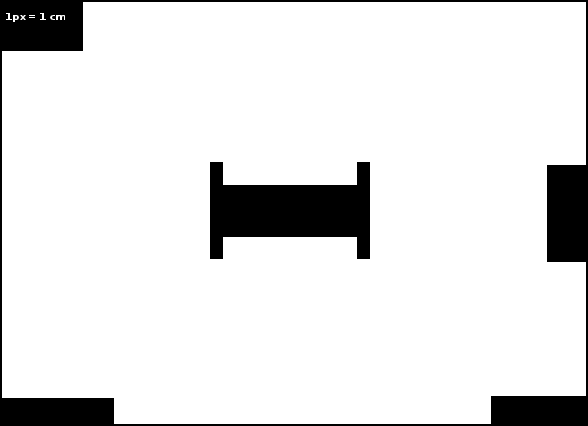
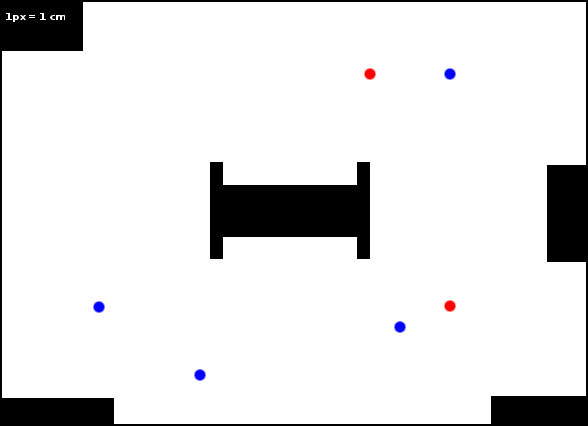
Comparing the layer stacks of the two 588px x 426px images. Changes:
renamed "New Layer" to "waypoints", moved it above "1px = 1 cm", painted on it over [93, 68, 456, 381]
renamed "New Layer#1" to "obstacles", painted on it over [93, 68, 456, 381]
